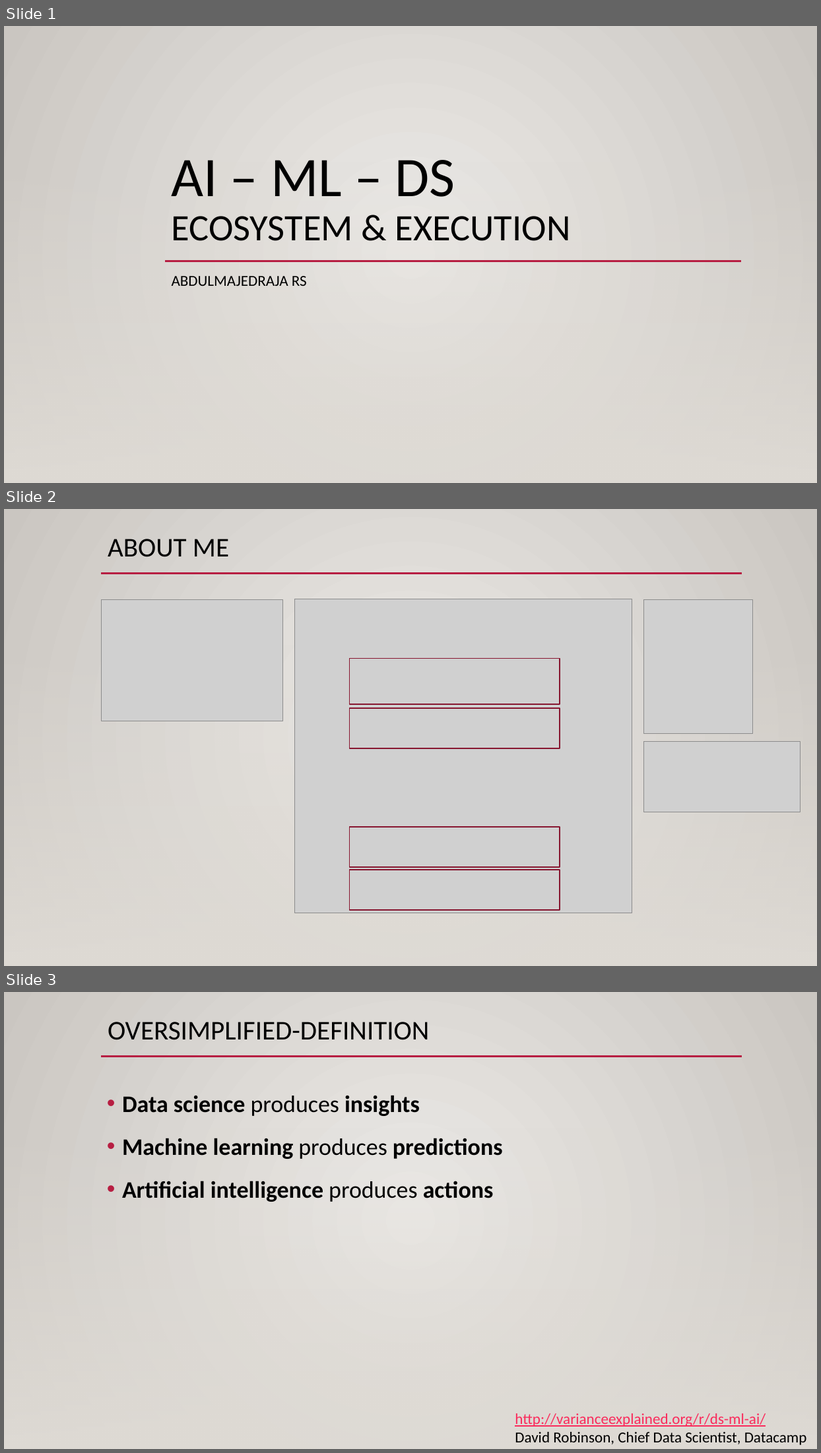
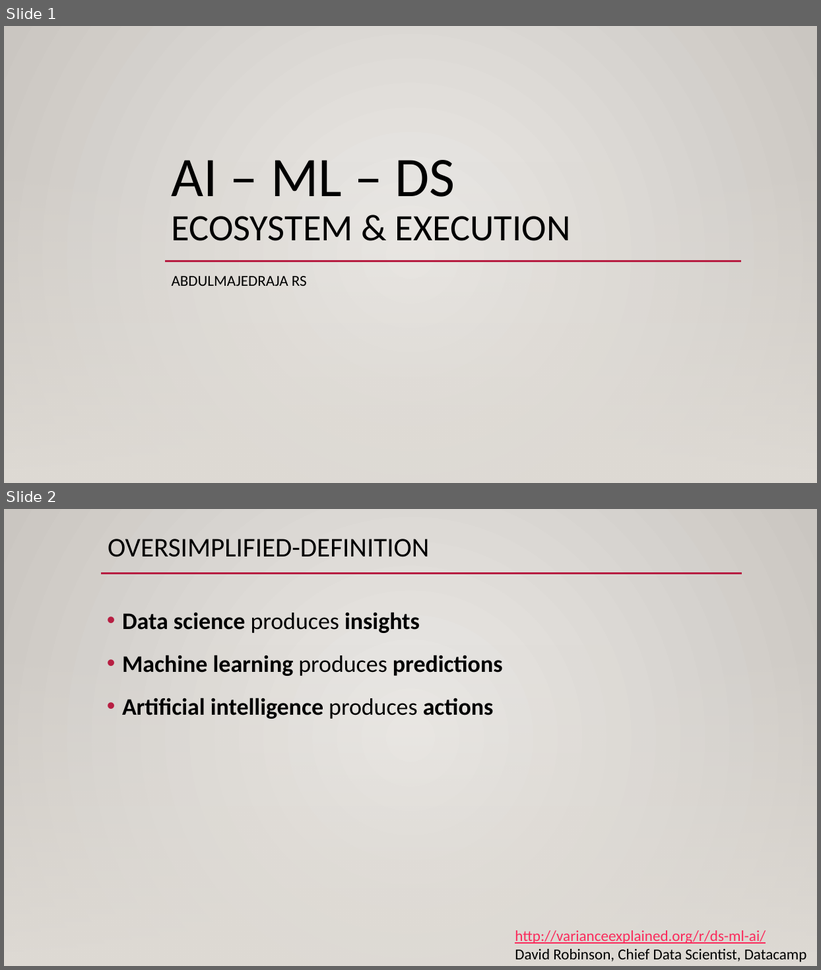
Before and after one commit to amrrs/christ_lecture, a slide deck: ai_ml_ds_eco_exec.pptx. Shown one above the other, each under a label of ours: slides 1, 2 and 3 before the commit, slides 1 and 2 after it. The pictures are 821x1453 and 821x970 pixels, drawn with LibreOffice and Linux fonts; fonts in the diff are those of the drawing; grey boxes stand for pictures. Boxes give left, top, right and bottom in pixels: in the first picture for what was removed or moved away, otherwise in the second. Text is boxed around its words. In the diff, an @@ line names an element or a change of style, - is before the commit and + after.

Commit message:
change 🎉

```diff
--- a/ai_ml_ds_eco_exec.pptx
+++ b/ai_ml_ds_eco_exec.pptx
@@ slide 2 removed at (x1=4, y1=509, x2=817, y2=966), background gradient #ECEAE7 to #CAC7C1; not listed: 2 template elements that a slide beside it also shows @@
@@ title removed at (x1=108, y1=539, x2=229, y2=557) @@
-ABOUT ME
@@ picture removed at (x1=102, y1=599, x2=283, y2=721) @@
@@ picture removed at (x1=295, y1=599, x2=632, y2=914) @@
@@ picture removed at (x1=644, y1=600, x2=753, y2=733) @@
@@ rectangle removed at (x1=350, y1=658, x2=560, y2=704) @@
@@ rectangle removed at (x1=350, y1=708, x2=560, y2=749) @@
@@ picture removed at (x1=644, y1=742, x2=801, y2=812) @@
@@ rectangle removed at (x1=350, y1=827, x2=560, y2=867) @@
@@ rectangle removed at (x1=350, y1=870, x2=560, y2=910) @@
@@ what was slide 3 is now slide 2 @@
```
